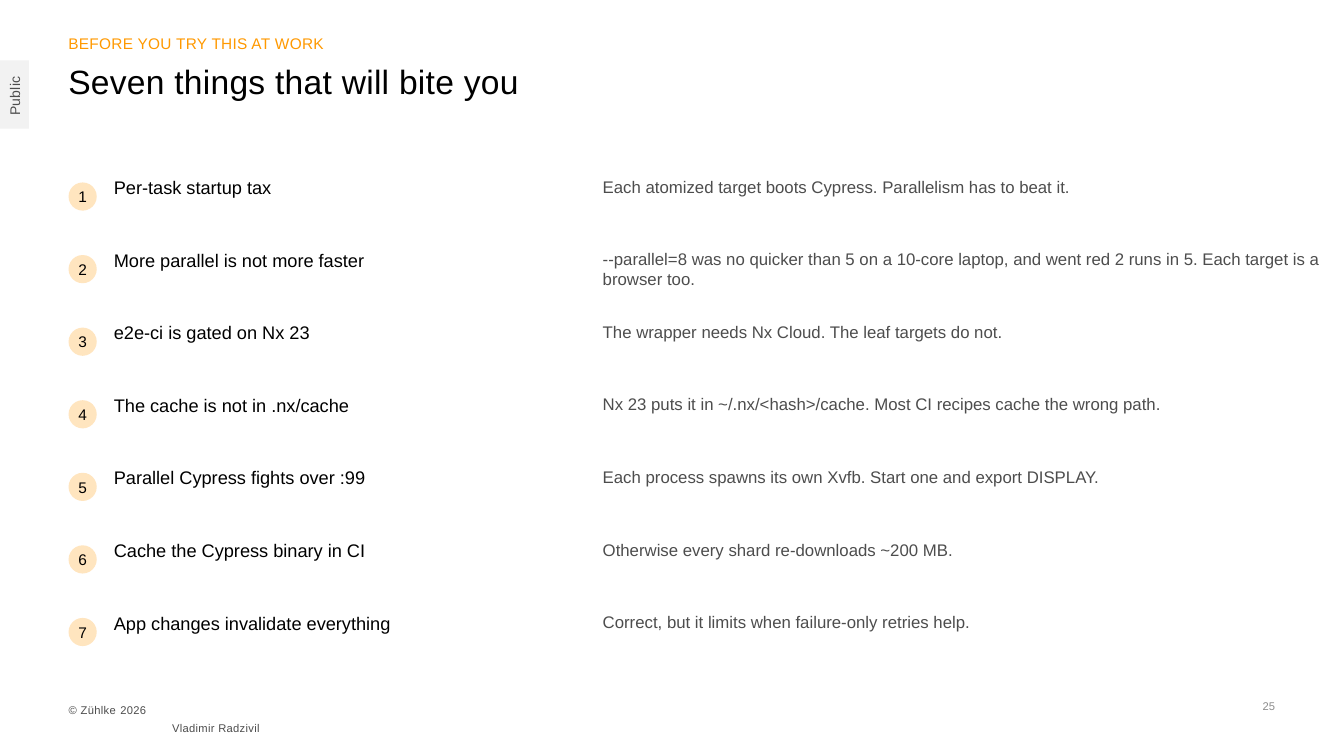
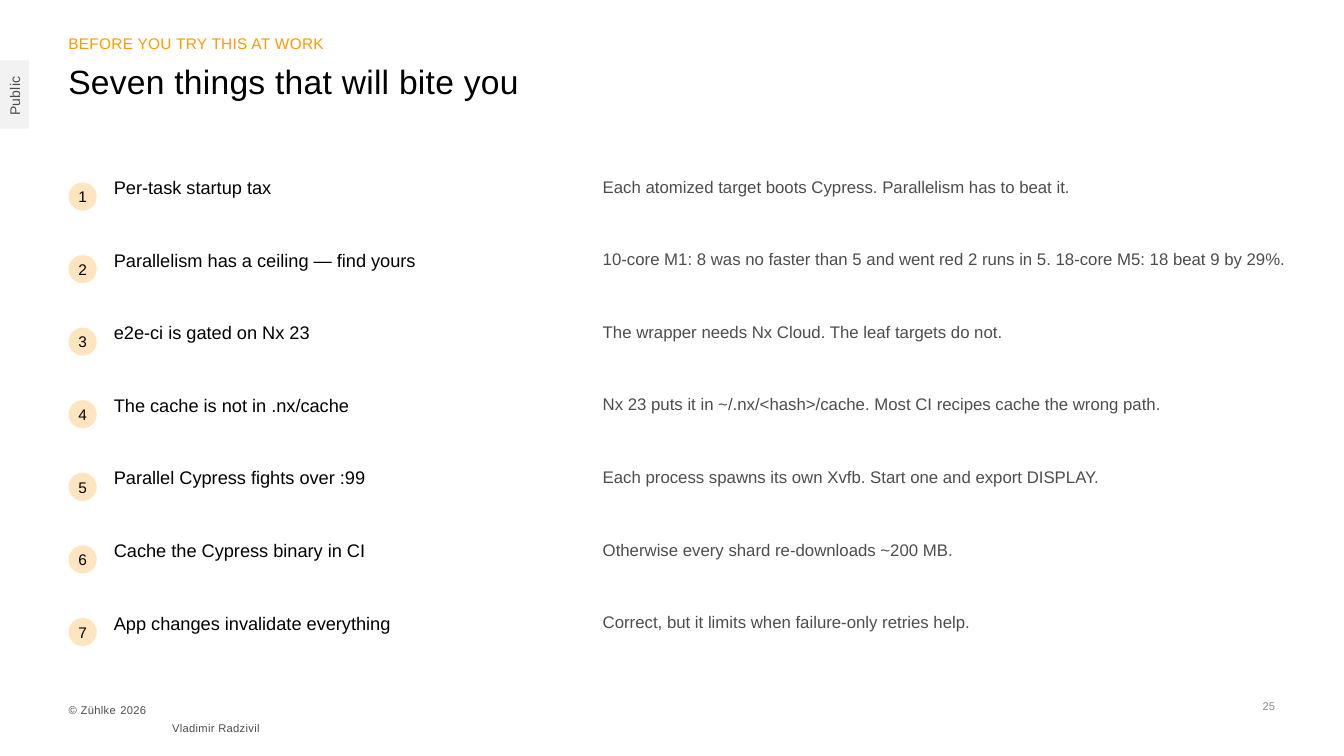
Before and after one commit to radzivil/nx-scaling-e2e-tests-with-atomizer, a slide deck: slide 25 of talk/Scaling-E2E-Tests-with-Nx-Zuhlke.pptx. Drawn at 1344x756 pixels with LibreOffice and Linux fonts; fonts in the diff are those of the drawing. Boxes give left, top, right and bottom in pixels: in the first picture for what was removed or moved away, otherwise in the second. Text is boxed around its words. In the diff, an @@ line names an element or a change of style, - is before the commit and + after.

Commit message:
Record the all-cores M5 run, and stop overclaiming the ceiling
--parallel=18 on the 18-core M5 took the same 30 targets to 34s, against 48s at
9. The same move on the 10-core M1 cost speed and reliability, so the gotcha as
written was wrong: it is not that more parallel never helps, it is that the
ceiling is machine-specific.

Retitled to "Parallelism has a ceiling — find yours" and carrying both
measurements, since one alone misleads. Half your cores stays the default: safe
everywhere, optimal nowhere.

```diff
--- a/talk/Scaling-E2E-Tests-with-Nx-Zuhlke.pptx
+++ b/talk/Scaling-E2E-Tests-with-Nx-Zuhlke.pptx
@@ text at [114,253,415,271]: text changed @@
-More parallel is not more faster
+Parallelism has a ceiling — find yours
@@ text at [603,253,1285,269]: text changed @@
---parallel=8 was no quicker than 5 on a 10-core laptop, and went red 2 runs in 5. Each target is a browser too.
+10-core M1: 8 was no faster than 5 and went red 2 runs in 5. 18-core M5: 18 beat 9 by 29%.
```
Also in this commit, not shown: 1 other slide changed, 4 other files.
